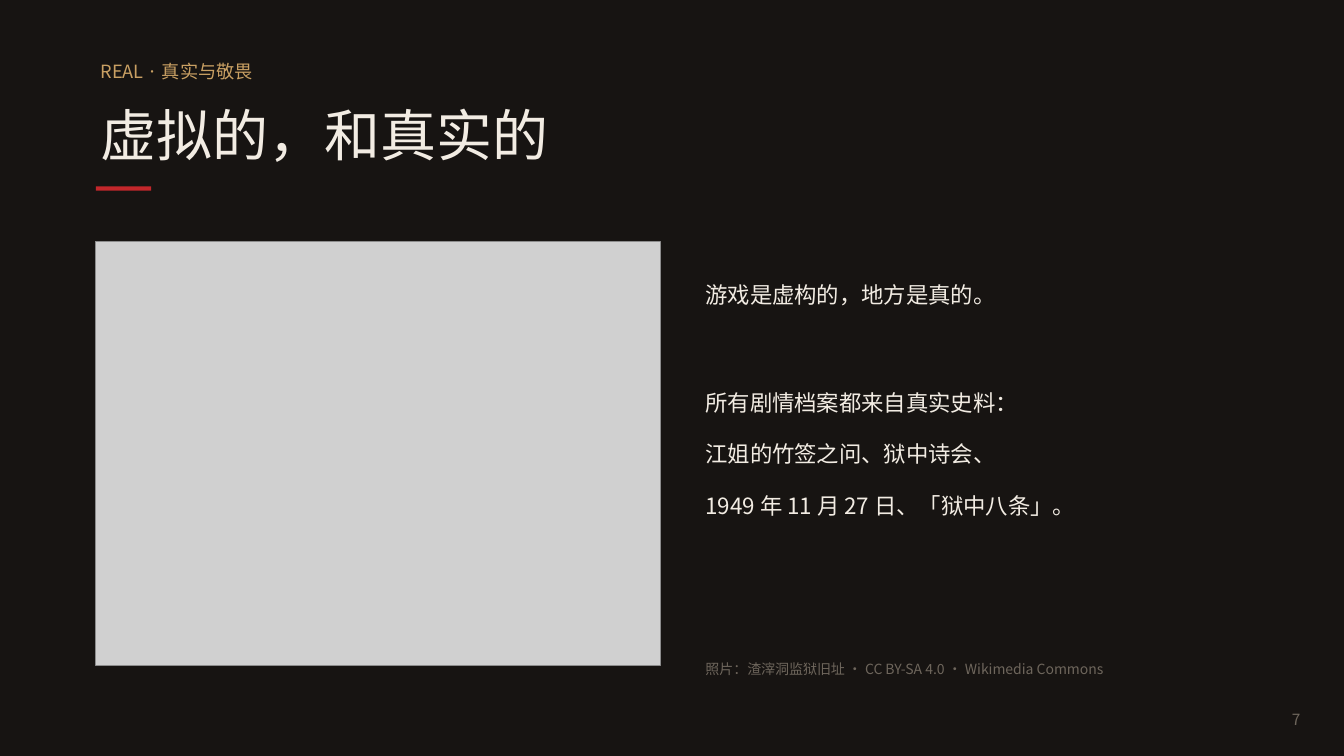
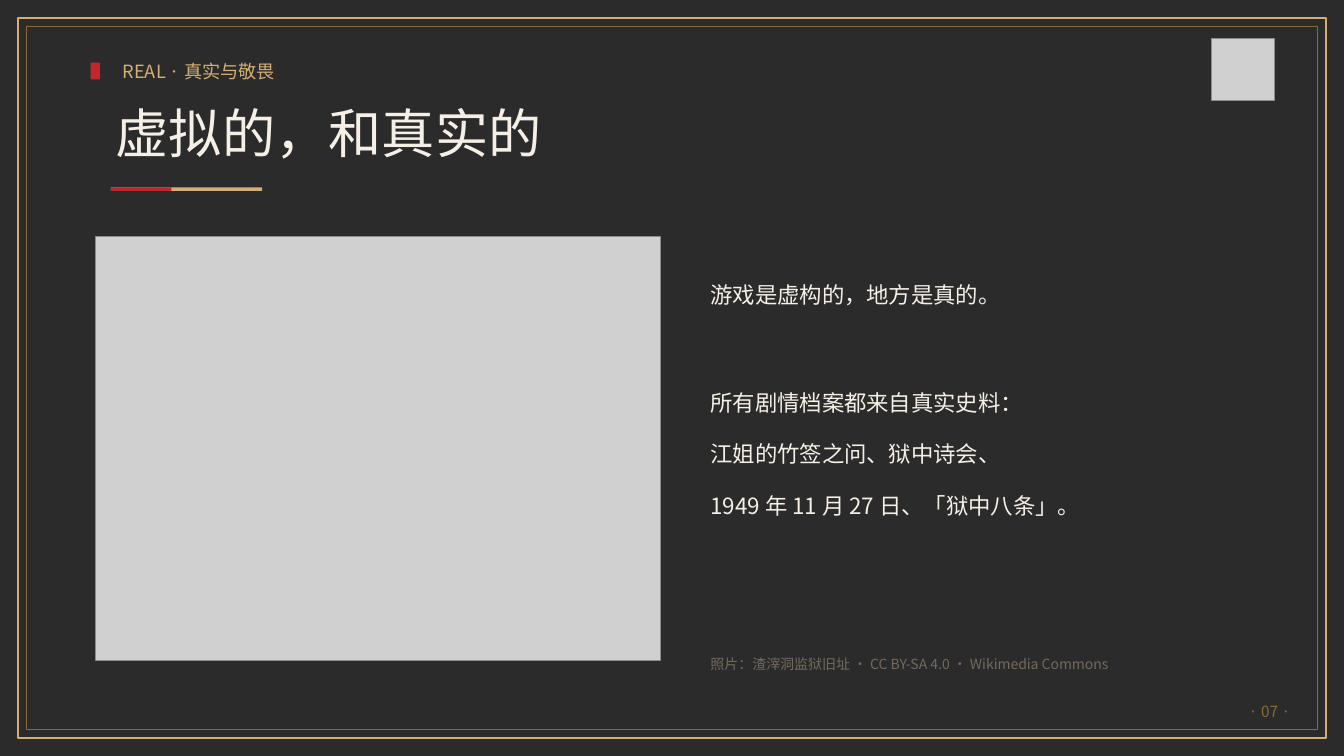
Before and after one commit to chenxingyu364/limingqianye, a slide deck: slide 7 of materials/defense-ppt.pptx. Drawn at 1344x756 pixels with LibreOffice and Linux fonts; fonts in the diff are those of the drawing; grey boxes stand for pictures; background and template pictures are left out; a plain dark background stands for a picture behind light text. Boxes give left, top, right and bottom in pixels: in the first picture for what was removed or moved away, otherwise in the second. Text is boxed around its words. In the diff, an @@ line names an element or a change of style, - is before the commit and + after.

```diff
--- a/materials/defense-ppt.pptx
+++ b/materials/defense-ppt.pptx
@@ background #FFFFFF to picture (left out) @@
@@ rectangle: place and size @@
-rectangle at (0, 0, 1344, 756)
+rectangle at (18, 18, 1326, 738)
@@ rectangle at (18, 18, 1326, 738): fill #171412 to none; outline none to #D4AF74 1.1 pt @@
@@ rectangle added at (26, 26, 1318, 730), outline #8A6A3A 0.5 pt @@
@@ text "REAL · 真实与敬畏": place and size @@
-text "REAL · 真实与敬畏" at (101, 62, 253, 80)
+text "REAL · 真实与敬畏" at (123, 62, 275, 80)
@@ text "REAL · 真实与敬畏" at (123, 62, 275, 80): text colour #C9A063 to #D4AF74 @@
@@ picture added at (1212, 38, 1274, 101) @@
@@ rectangle added at (91, 63, 100, 80), fill #C3272B @@
@@ text "虚拟的，和真实的": place and size @@
-text "虚拟的，和真实的" at (101, 108, 549, 162)
+text "虚拟的，和真实的" at (116, 108, 542, 159)
@@ text "虚拟的，和真实的" at (116, 108, 542, 159): size 40 to 38 pt, text colour #F2ECE3 to #F5EFE6 @@
@@ rectangle: place and size @@
-rectangle at (96, 187, 151, 191)
+rectangle at (111, 188, 171, 191)
@@ rectangle added at (111, 188, 262, 191), fill #D4AF74 @@
@@ picture: place and size @@
-picture at (96, 242, 660, 665)
+picture at (96, 237, 660, 660)
@@ text "游戏是虚构的，地方是真的。" at (710, 284, 1080, 516): text colour #F2ECE3 to #F5EFE6 @@
@@ text "照片：渣滓洞监狱旧址 · CC BY-SA 4.0 ..." at (710, 657, 1109, 670): text colour #6E665C to #746A5E @@
@@ text added at (1261, 706, 1278, 717), 11 pt, text #8A6A3A @@
+· 07 ·
@@ text removed at (1292, 714, 1301, 725) @@
-7
```
Also in this commit, not shown: 9 other slides changed.
